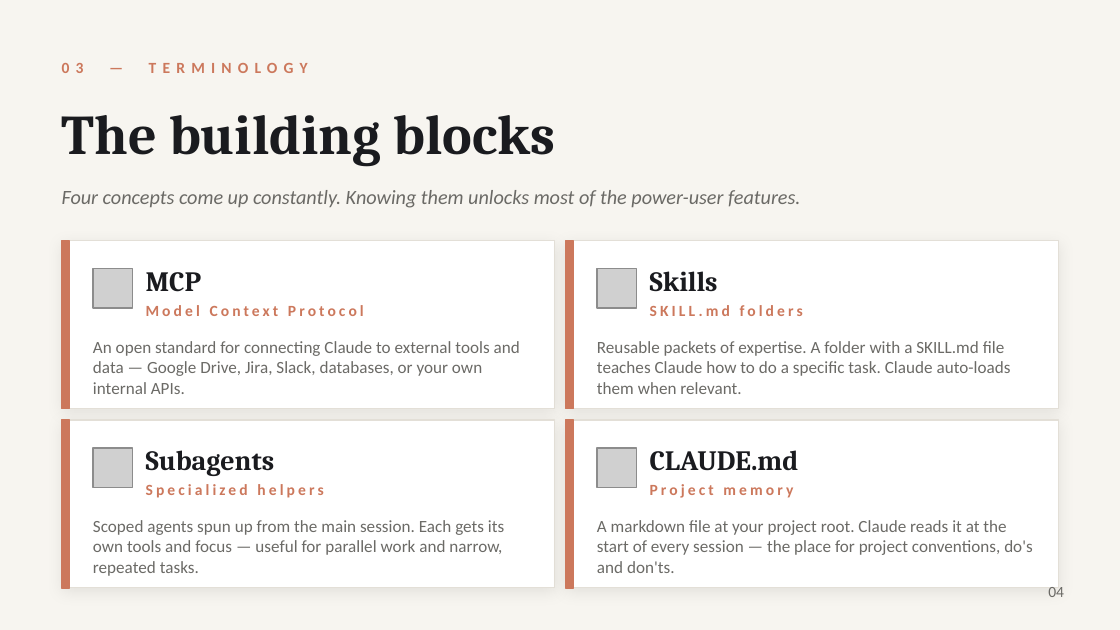
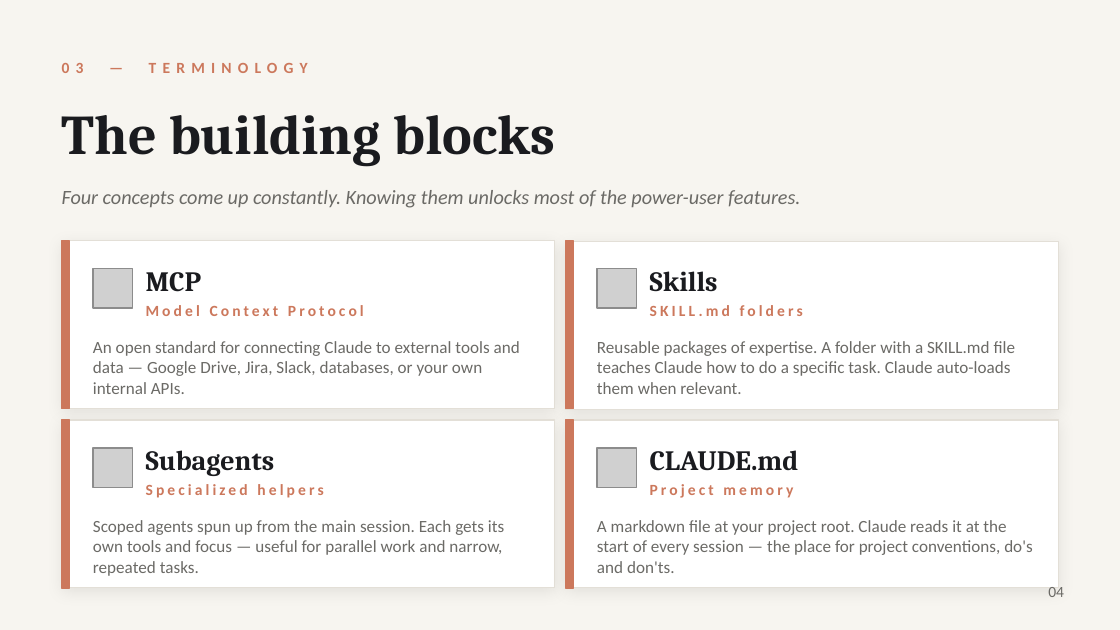
Before and after one commit to radrt/sap-presentation-claude, a slide deck: slide 4 of Claude_Code.pptx. Drawn at 1120x630 pixels with LibreOffice and Linux fonts; fonts in the diff are those of the drawing; grey boxes stand for pictures. Boxes give left, top, right and bottom in pixels: in the first picture for what was removed or moved away, otherwise in the second. Text is boxed around its words. In the diff, an @@ line names an element or a change of style, - is before the commit and + after.

```diff
--- a/Claude_Code.pptx
+++ b/Claude_Code.pptx
@@ text at box(597, 341, 1016, 394): text changed @@
-Reusable packets of expertise. A folder with a SKILL.md file teaches Claude how to do a specific task. Claude auto-loads them when relevant.
+Reusable packages of expertise. A folder with a SKILL.md file teaches Claude how to do a specific task. Claude auto-loads them when relevant.
```
Also in this commit, not shown: 2 other slides changed, 1 other file.
